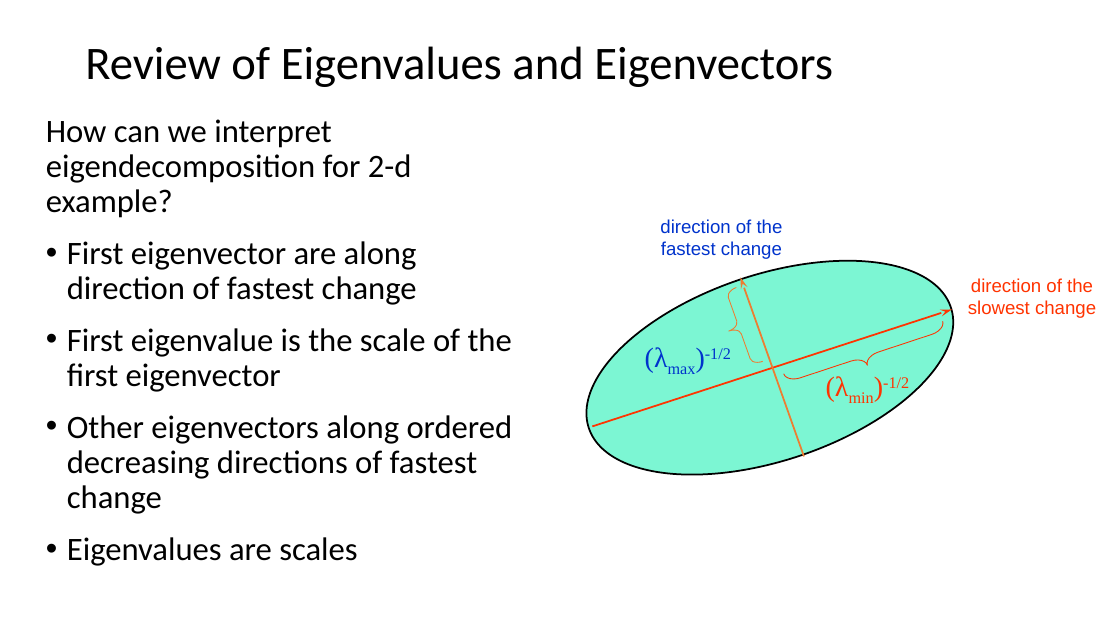
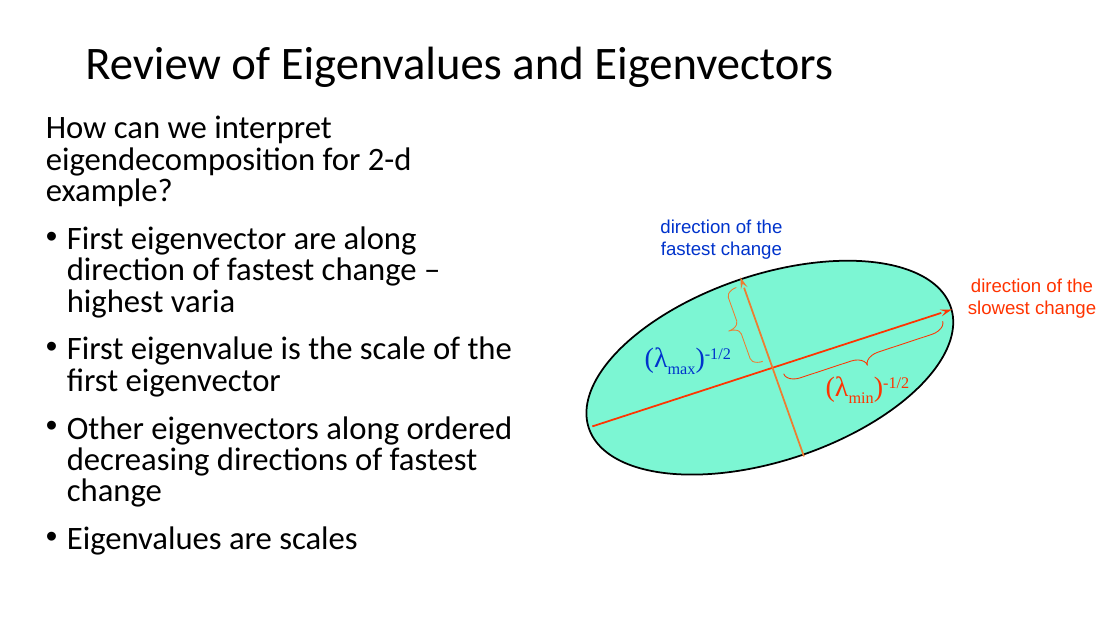
Before and after one commit to StephenElston/CSCI-E-83, a slide deck: slide 38 of SupplementaryMaterials/ReviewOfLinearAlgebra.pptx. Drawn at 1120x630 pixels with LibreOffice and Linux fonts; fonts in the diff are those of the drawing. Boxes give left, top, right and bottom in pixels: in the first picture for what was removed or moved away, otherwise in the second. Text is boxed around its words. In the diff, an @@ line names an element or a change of style, - is before the commit and + after.

Commit message:
Initial commit of eigendecomposition notebook

```diff
--- a/SupplementaryMaterials/ReviewOfLinearAlgebra.pptx
+++ b/SupplementaryMaterials/ReviewOfLinearAlgebra.pptx
@@ text at box(46, 115, 513, 555): line spacing 0.9 to 0.8 @@
@@ text at box(67, 226, 417, 318): text changed @@
-• First eigenvector are along direction of fastest change
+• First eigenvector are along direction of fastest change – highest varia
```
Also in this commit, not shown: 2 other slides changed, 3 other files.
